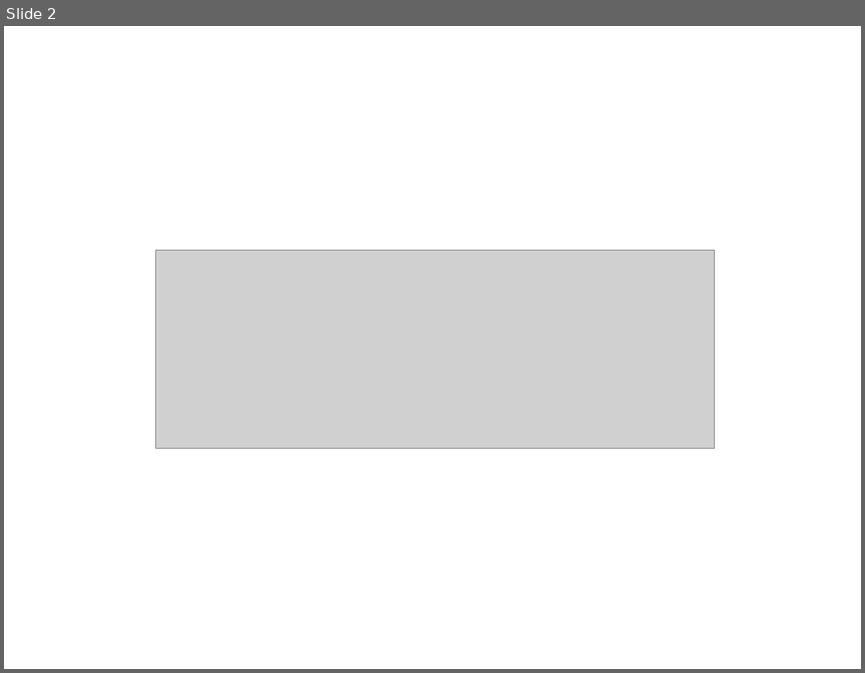
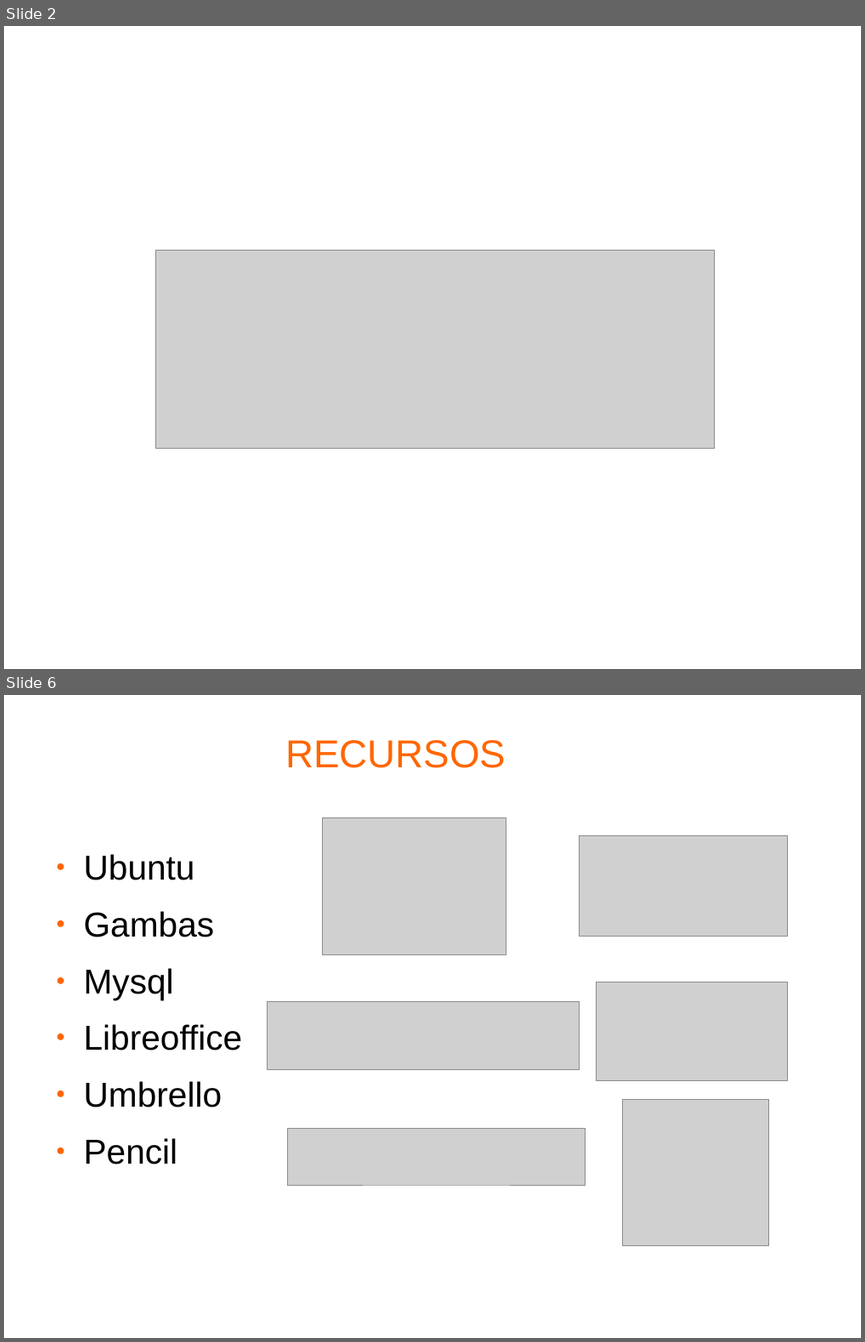
Before and after one commit to i52eszur/carneaerp, a slide deck: documentacion/presentacion/presentacion.odp. Shown one above the other, each under a label of ours: slide 2 before the commit, slides 2 and 6 after it; the slides between them are not shown. The pictures are 865x673 and 865x1342 pixels, drawn with LibreOffice and Linux fonts; fonts in the diff are those of the drawing; grey boxes stand for pictures; background and template pictures are left out. Boxes give left, top, right and bottom in pixels: in the first picture for what was removed or moved away, otherwise in the second. Text is boxed around its words. In the diff, an @@ line names an element or a change of style, - is before the commit and + after.

```diff
--- a/documentacion/presentacion/presentacion.odp
+++ b/documentacion/presentacion/presentacion.odp
@@ slide 6 added at [4,695,861,1338], background #FFFFFF @@
@@ title added at [285,740,506,768], 36 pt, text #FF6600 @@
+RECURSOS
@@ picture added at [322,817,506,955] @@
@@ picture added at [579,836,788,936] @@
@@ text added at [84,854,243,1164], 32 pt, text #000000 @@
+● Ubuntu
+● Gambas
+● Mysql
+● Libreoffice
+● Umbrello
+● Pencil
@@ picture added at [596,982,788,1081] @@
@@ picture added at [268,1001,580,1070] @@
@@ picture added at [622,1100,769,1247] @@
@@ picture added at [288,1128,585,1185] @@
```
Also in this commit, not shown: 1 slide changed, 13 other slides added, 3 slides removed, 5 other files.
